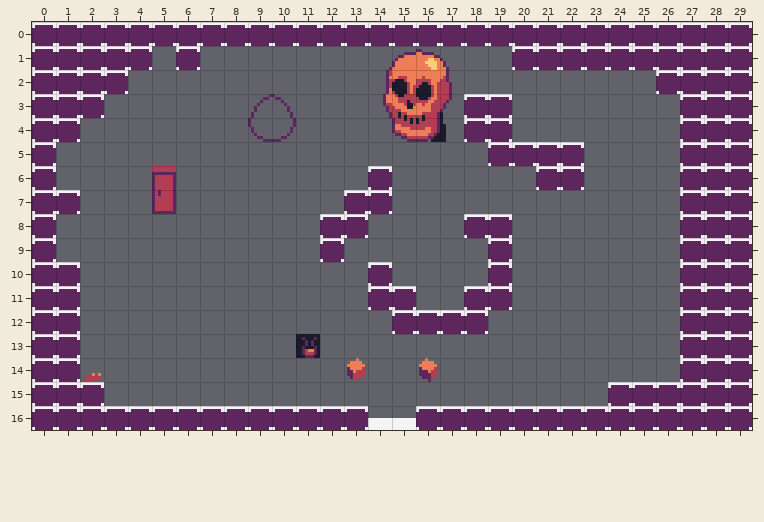
A Tiled map (JSON) gets an edit: assets/maps/shallot.tmj. Above: the version before the commit.
Cells are 8x8 px. Shown: x 0..29, y 0..16.
And afterwards:
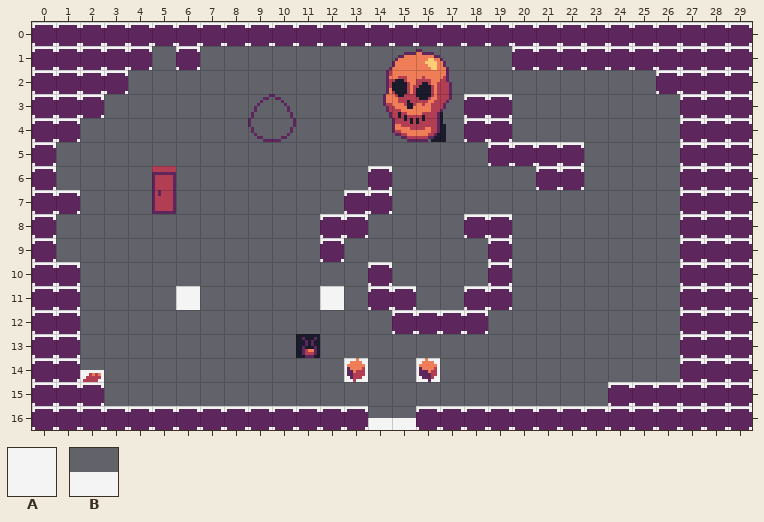
Key: from "tiles": A 2560, B 2566.
_ is an empty cell.
Change:
{"where": "layer \"collision\""}
{"y":11,"x":6,"old":"_","new":"A"}
{"y":11,"x":12,"old":"_","new":"A"}
{"y":14,"x":2,"old":"_","new":"B"}
{"y":14,"x":13,"old":"_","new":"A"}
{"y":14,"x":16,"old":"_","new":"A"}
{"label":"added","picture_box":[176,286,200,310]}
{"label":"added","picture_box":[320,286,344,310]}
{"label":"added","picture_box":[80,370,104,382]}
{"label":"added","picture_box":[344,358,368,382]}
{"label":"added","picture_box":[416,358,440,382]}
